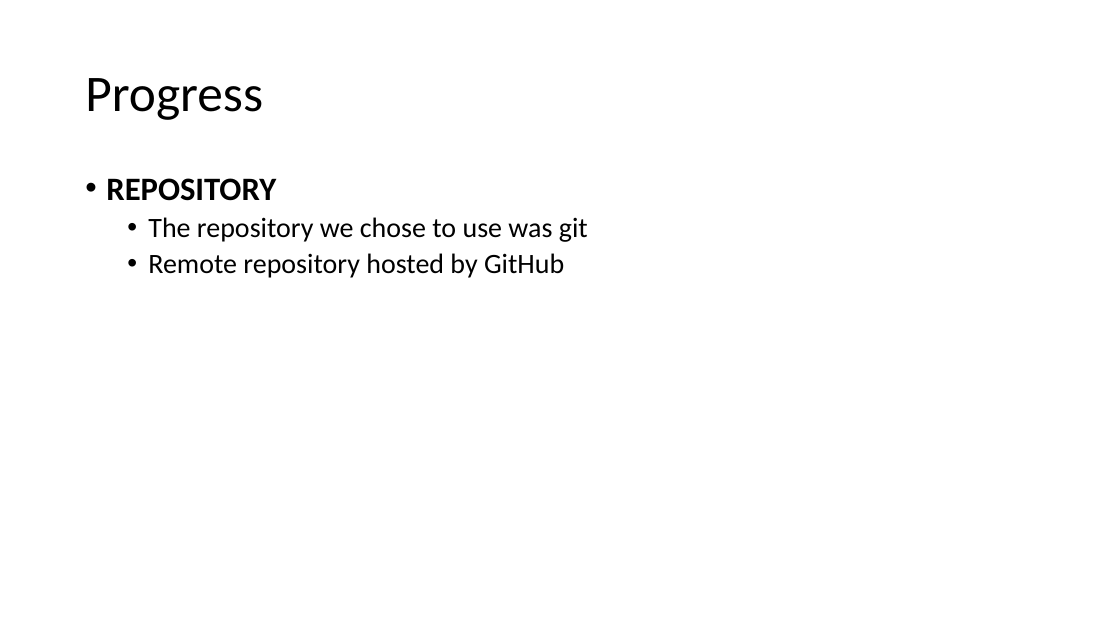
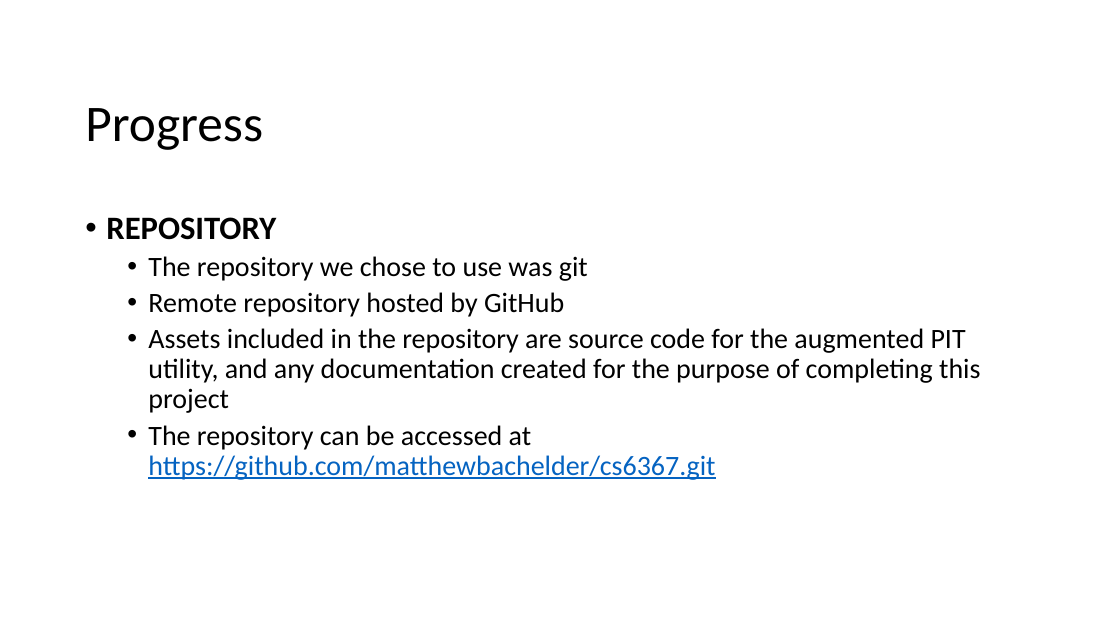
Before and after one commit to matthewbachelder/cs6367, a slide deck: slide 5 of Midterm_Presentation.pptx. Drawn at 1120x630 pixels with LibreOffice and Linux fonts; fonts in the diff are those of the drawing. Boxes give left, top, right and bottom in pixels: in the first picture for what was removed or moved away, otherwise in the second. Text is boxed around its words. In the diff, an @@ line names an element or a change of style, - is before the commit and + after.

```diff
--- a/Midterm_Presentation.pptx
+++ b/Midterm_Presentation.pptx
@@ title "Progress" at box(85, 108, 263, 150): indent changed @@
@@ text at box(106, 217, 588, 317): less space between paragraphs @@
@@ text at box(148, 328, 980, 480): paragraphs added @@
+  • Assets included in the repository are source code for the augmented PIT utility, and any documentation created for the purpose of completing this project
+  • The repository can be accessed at https://github.com/matthewbachelder/cs6367.git
```
Also in this commit, not shown: 4 other slides changed, 9 slides added.
